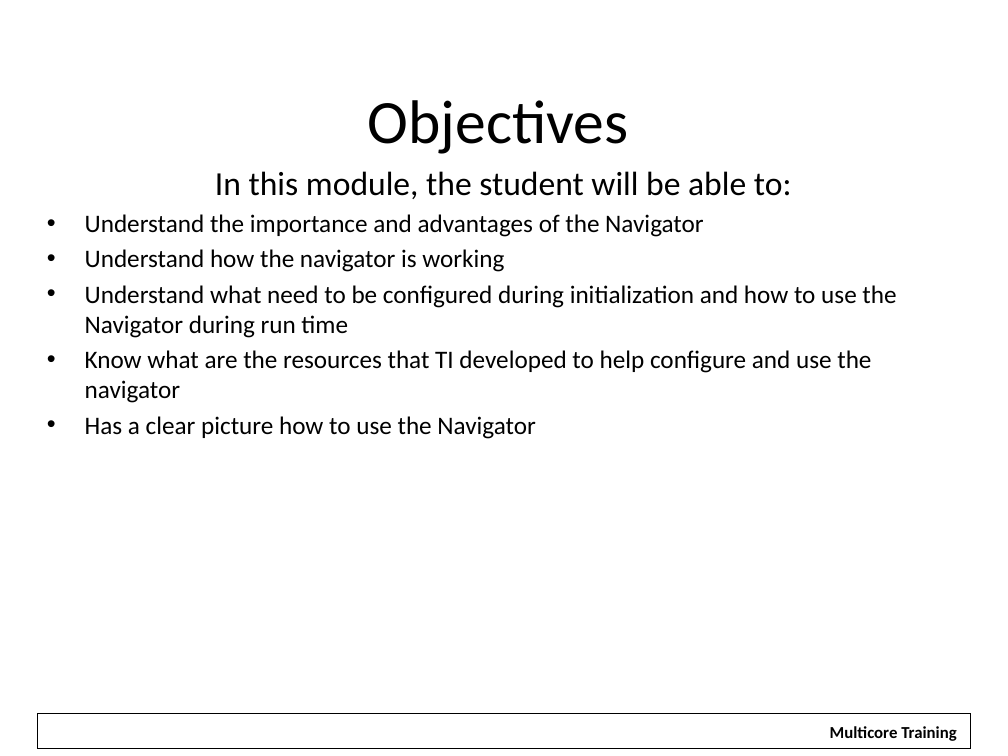
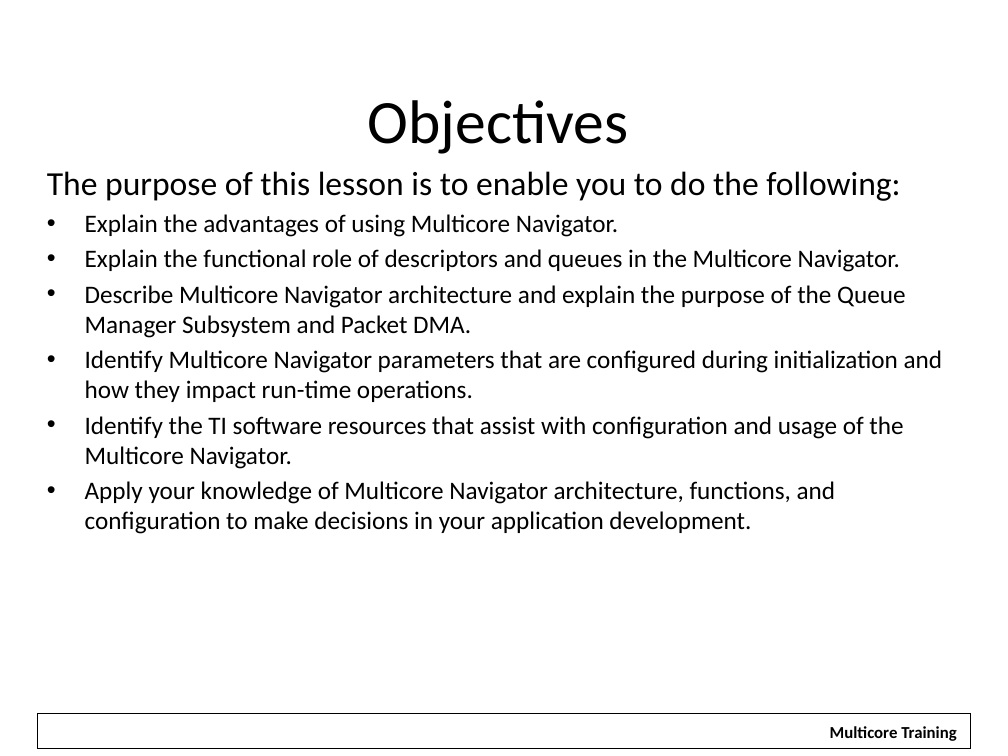
Before and after one commit to hari1989/keystone-workshop, a slide deck: slide 2 of slides/KeyStone Multicore Navigator.pptx. Drawn at 1008x756 pixels with LibreOffice and Linux fonts; fonts in the diff are those of the drawing; background and template pictures are left out. Boxes give left, top, right and bottom in pixels: in the first picture for what was removed or moved away, otherwise in the second. Text is boxed around its words. In the diff, an @@ line names an element or a change of style, - is before the commit and + after.

```diff
--- a/slides/KeyStone Multicore Navigator.pptx
+++ b/slides/KeyStone Multicore Navigator.pptx
@@ text at [47, 171, 943, 534]: text changed @@
-In this module, the student will be able to:
-• Understand the importance and advantages of the Navigator
-• Understand how the navigator is working
-• Understand what need to be configured during initialization and how to use the Navigator during run time
-• Know what are the resources that TI developed to help configure and use the navigator
-• Has a clear picture how to use the Navigator
+The purpose of this lesson is to enable you to do the following:
+• Explain the advantages of using Multicore Navigator.
+• Explain the functional role of descriptors and queues in the Multicore Navigator.
+• Describe Multicore Navigator architecture and explain the purpose of the Queue Manager Subsystem and Packet DMA.
+• Identify Multicore Navigator parameters that are configured during initialization and how they impact run-time operations.
+• Identify the TI software resources that assist with configuration and usage of the Multicore Navigator.
+• Apply your knowledge of Multicore Navigator architecture, functions, and configuration to make decisions in your application development.
```
Also in this commit, not shown: 46 other slides changed, 1 slide added, 2 other files.
